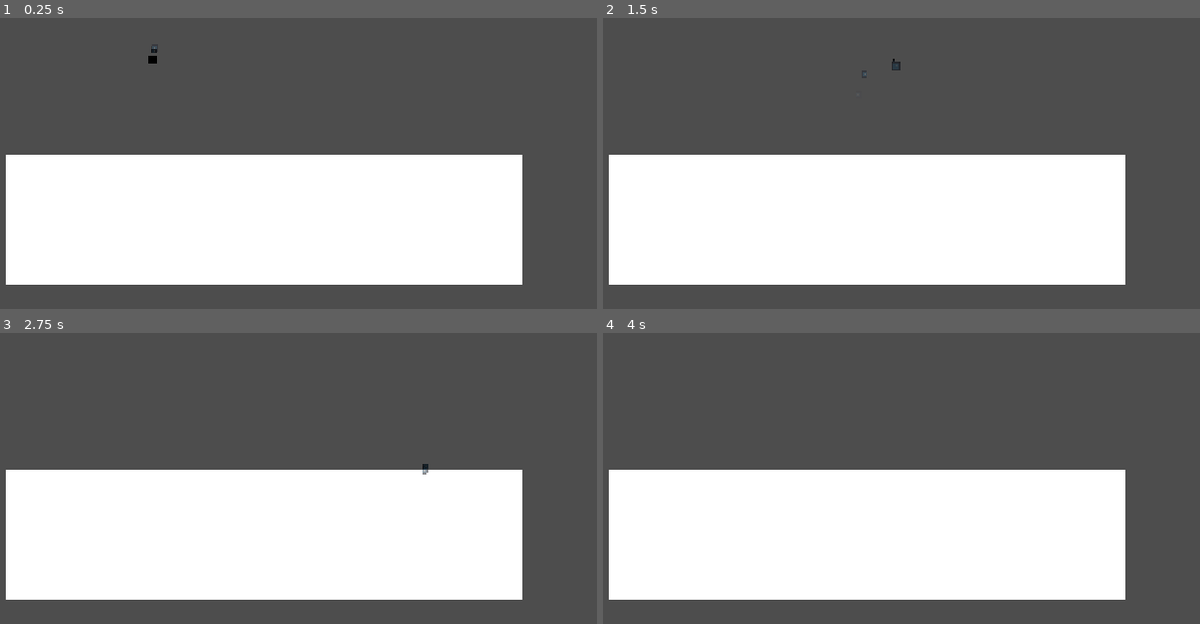
Above: before the commit, frames 1-4 (two rows, left to right).
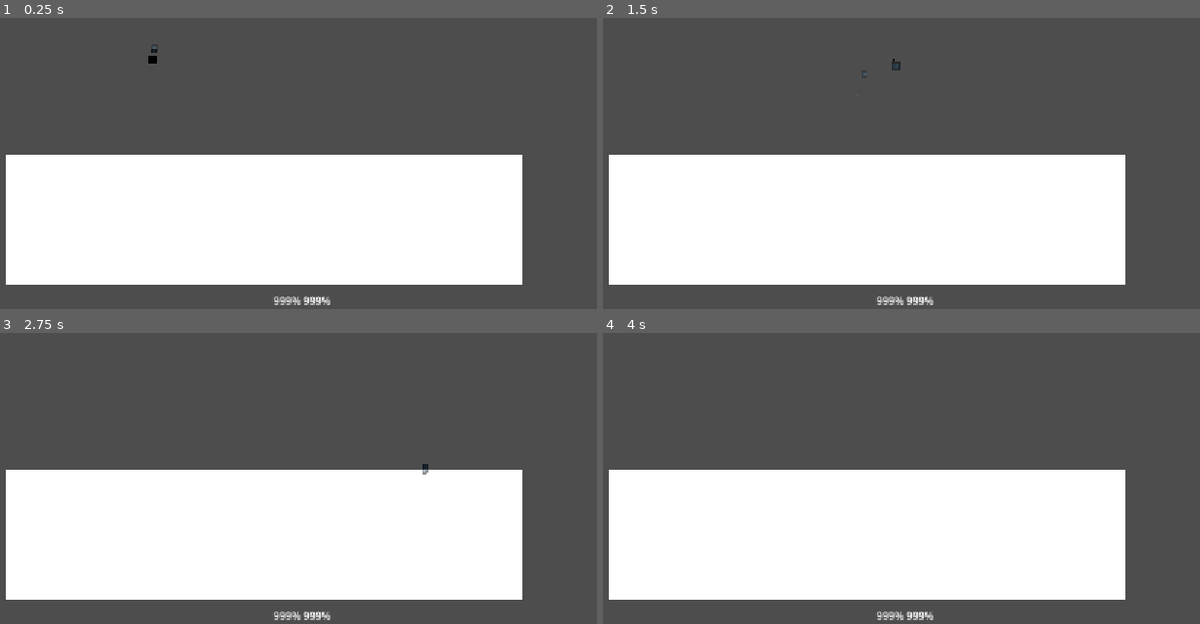
Above: after the commit, the same moments.

Repository: john-mathews/AnotherGodotProject
Game: Godot game, scene res://Gameplay/Levels/Testing/test_level.tscn
The game is run twice, just before and just after one commit, with the same random seed, the same clock (stepped at 60 frames per second) and the same inputs. The engine's default icon, where the game draws it, is replaced by a stand-in: a white triangle on a blue panel in a dark square.
Inputs (mouse positions are in pixels of both pictures, inside the frame that each line leads up to):
- Up to frame 1 (0.25 s): no input
- Up to frame 2 (1.5 s): tap Enter at 0.5 s; move the mouse to (outside the picture) at 0.52 s; hold D (right) from 0.53 s (still down); click (outside the picture) at 0.6 s; tap Space (jump) at 0.77, 1.25 s; move the mouse to (710, 47) at 1.27 s; tap Shift (shield) at 1.35 s
- Up to frame 3 (2.75 s): tap Space (jump) at 1.52 s; tap Enter at 2 s; move the mouse to (outside the picture) at 2.02 s; release D (right) at 2.03 s; hold A (left) from 2.03 s (still down); right-click (outside the picture) at 2.1 s
- Up to frame 4 (4 s): tap Space (jump) at 2.75, 3.02, 3.77 s; move the mouse to (829, 449) at 2.77 s; release A (left) at 2.78 s; hold D (right) from 2.78 s (still down); click (829, 449) at 2.85 s; tap Enter at 3.5 s; move the mouse to (1098, 420) at 3.52 s; hold Shift (shield) from 3.53 s (still down)

The runs differ from the first frame. In frame 1, 0.2% of the frame differs, in the area x 45-56%, y 95-99%; in frame 2, 0.2%; in frame 3, 0.2%; in frame 4, 0.2%.
Error in both runs: Error calling utility function "abs()": Argument "x" must be "int", "float", "Vector2", "Vector2i", "Vector3", "Vector3i", "Vector4", or "Vector4i". (res://Gam…

Commit message:
starting hud health work

Diff:
--- a/Gameplay/Levels/Testing/test_level.tscn
+++ b/Gameplay/Levels/Testing/test_level.tscn
@@ -1,8 +1,9 @@
-[gd_scene load_steps=5 format=3 uid="uid://ddofhuqt8mw1i"]
+[gd_scene load_steps=6 format=3 uid="uid://ddofhuqt8mw1i"]
 
 [ext_resource type="PackedScene" uid="uid://bdt0erjwwecan" path="res://Gameplay/Fighter/Player/player.tscn" id="1_njyss"]
 [ext_resource type="PackedScene" uid="uid://bk8b8bxsmdcw4" path="res://Gameplay/Levels/base_level.tscn" id="2_1hw1c"]
 [ext_resource type="PackedScene" uid="uid://dl8gdb5ermign" path="res://Gameplay/Fighter/TrainingDummy/dummy.tscn" id="3_rn2m7"]
+[ext_resource type="PackedScene" uid="uid://cnc7w4iwgik0w" path="res://UI/HUD/hud.tscn" id="4_67jai"]
 
 [sub_resource type="RectangleShape2D" id="RectangleShape2D_4mk3g"]
 size = Vector2(800, 200)
@@ -31,3 +32,5 @@
 
 [node name="InitialSpawner" type="Node2D" parent="SpawnPoints"]
 position = Vector2(788, 346)
+
+[node name="Hud" parent="." instance=ExtResource("4_67jai")]
--- a/UI/HUD/hud.tscn
+++ b/UI/HUD/hud.tscn
@@ -2,8 +2,27 @@
 
 [node name="Hud" type="Control"]
 layout_mode = 3
-anchors_preset = 15
-anchor_right = 1.0
+anchors_preset = 7
+anchor_left = 0.5
+anchor_top = 1.0
+anchor_right = 0.5
 anchor_bottom = 1.0
 grow_horizontal = 2
-grow_vertical = 2
+grow_vertical = 0
+
+[node name="HealthContainer" type="HBoxContainer" parent="."]
+custom_minimum_size = Vector2(200, 0)
+layout_mode = 0
+offset_left = 401.0
+offset_top = 876.0
+offset_right = 917.0
+offset_bottom = 899.0
+alignment = 1
+
+[node name="Label" type="Label" parent="HealthContainer"]
+layout_mode = 2
+text = "999%"
+
+[node name="Label2" type="Label" parent="HealthContainer"]
+layout_mode = 2
+text = "999%"
